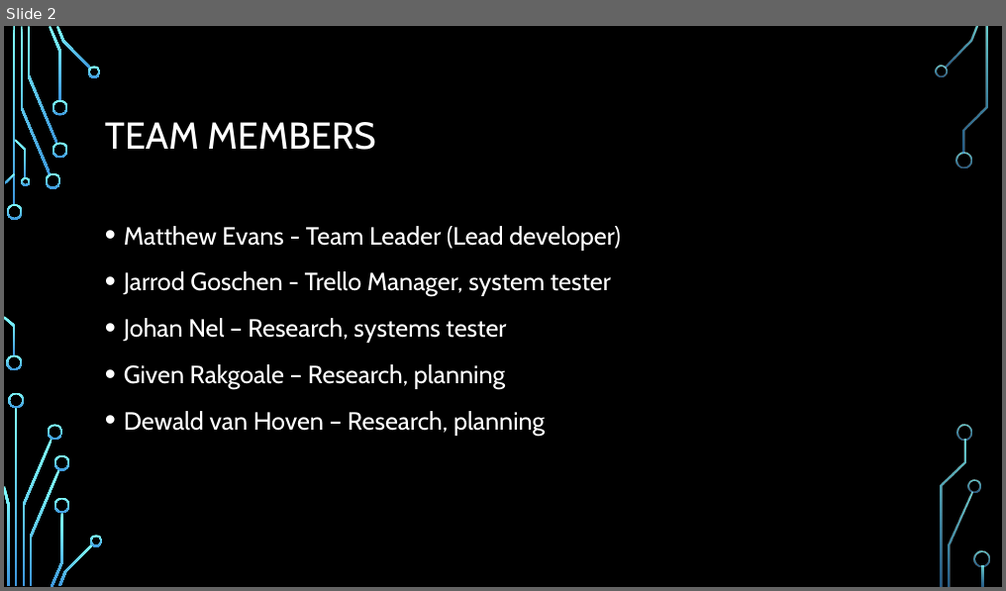
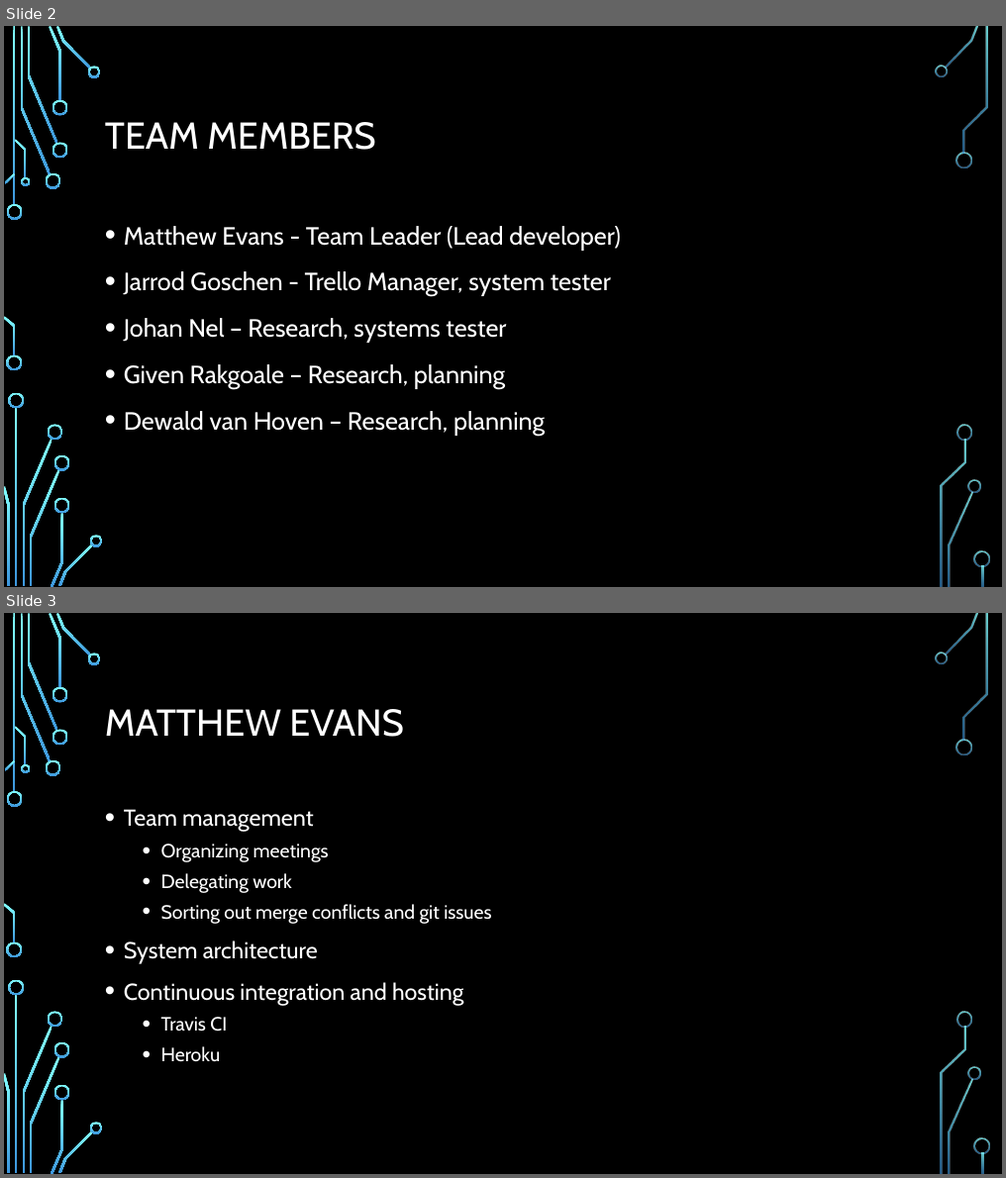
Before and after one commit to ocean-nfc/ocean-nfc-server, a slide deck: Ocean - NFC Slide Show.pptx. Shown one above the other, each under a label of ours: slide 2 before the commit, slides 2 and 3 after it. The pictures are 1006x591 and 1006x1178 pixels, drawn with LibreOffice and Linux fonts; fonts in the diff are those of the drawing; background and template pictures are left out. Boxes give left, top, right and bottom in pixels: in the first picture for what was removed or moved away, otherwise in the second. Text is boxed around its words. In the diff, an @@ line names an element or a change of style, - is before the commit and + after.

Commit message:
Matthew Evans slides for presentation, 'other cool stuff'

```diff
--- a/Ocean - NFC Slide Show.pptx
+++ b/Ocean - NFC Slide Show.pptx
@@ slide 3 added at bbox=[4, 613, 1002, 1174], background picture (left out); not listed: 36 template elements that a slide beside it also shows @@
@@ title added at bbox=[105, 709, 403, 737], 36 pt, text #FFFFFF @@
+MATTHEW EVANS
@@ text added at bbox=[124, 809, 491, 1061], 18.5 pt, text #FFFFFF @@
+• Team management
+  • Organizing meetings
+  • Delegating work
+  • Sorting out merge conflicts and git issues
+• System architecture
+• Continuous integration and hosting
+  • Travis CI
+  • Heroku
```
Also in this commit, not shown: 6 other slides added, 6 slides removed.
